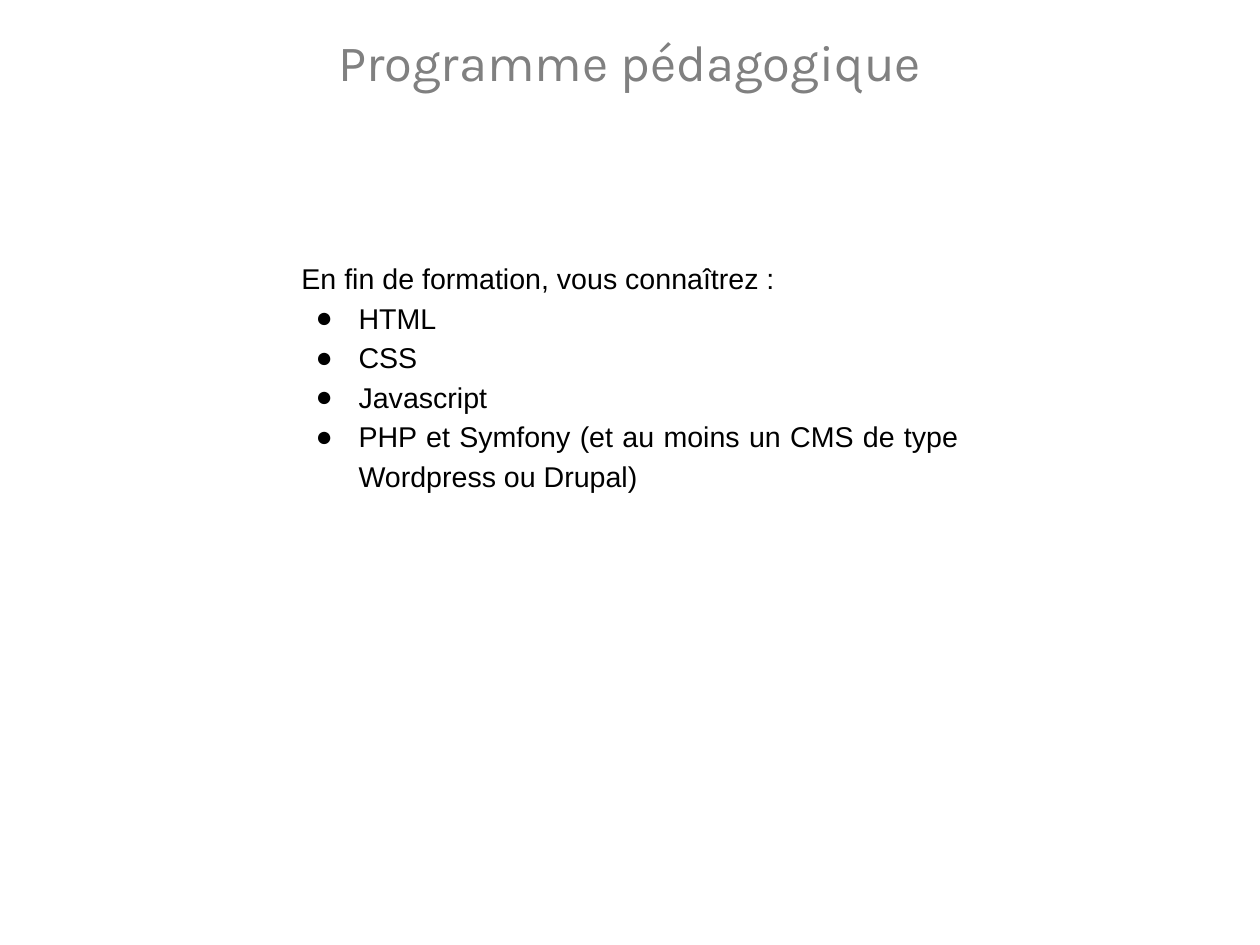
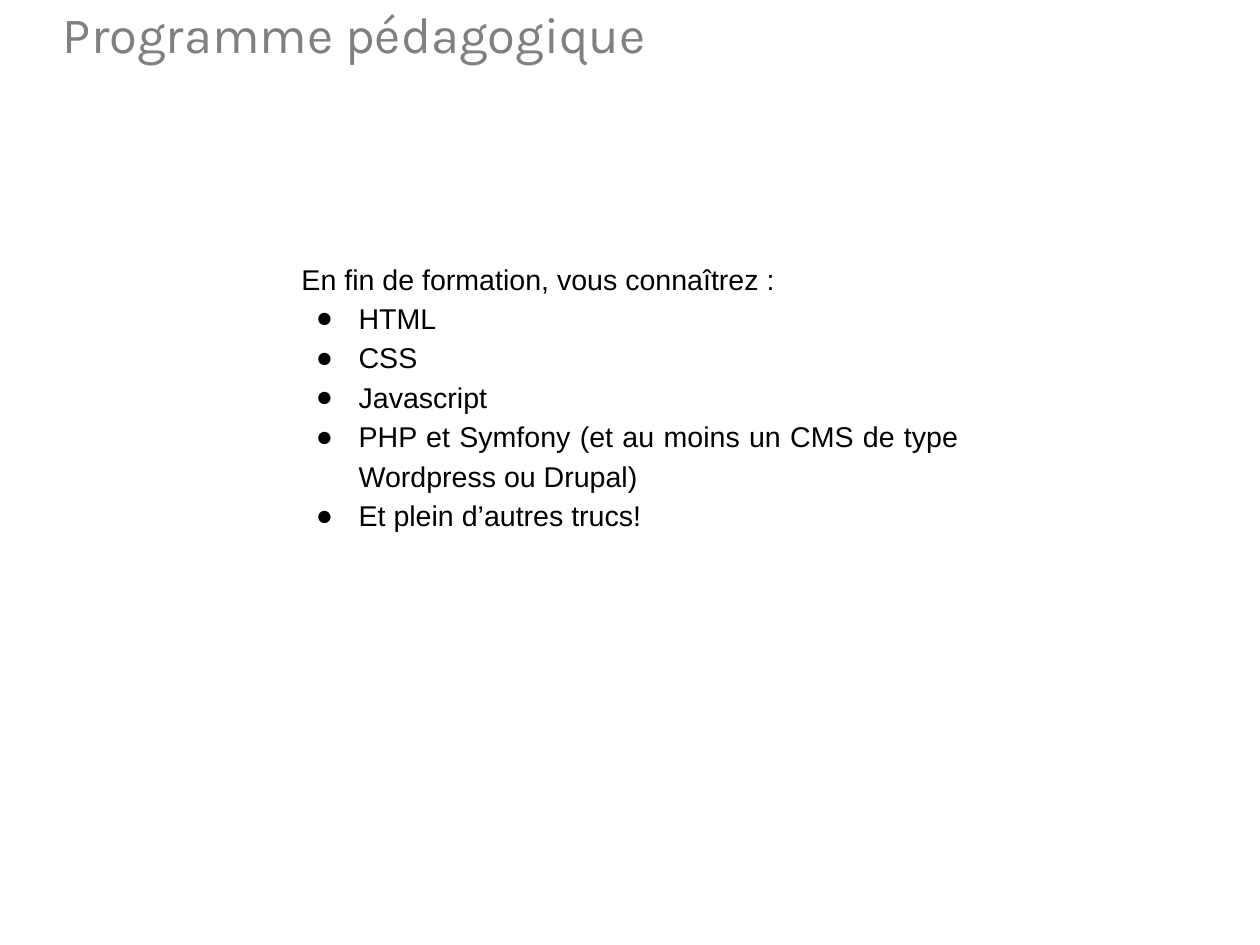
Before and after one commit to SimplonSt-Gaudens/programme-web-dev-promo-2, a slide deck: slide 8 of Prairie/00_Prez promo St-GO#2.odp.pptx. Drawn at 1260x945 pixels with LibreOffice and Linux fonts; fonts in the diff are those of the drawing; background and template pictures are left out. Boxes give left, top, right and bottom in pixels: in the first picture for what was removed or moved away, otherwise in the second. Text is boxed around its words. In the diff, an @@ line names an element or a change of style, - is before the commit and + after.

```diff
--- a/Prairie/00_Prez promo St-GO#2.odp.pptx
+++ b/Prairie/00_Prez promo St-GO#2.odp.pptx
@@ text "Programme pédagogique Programme": place and size @@
-text "Programme pédagogique Programme" at [338,42,921,181]
+text "Programme pédagogique Programme" at [63,14,646,152]
@@ text at [359,505,641,532]: paragraph added @@
+● Et plein d’autres trucs!
```
Also in this commit, not shown: 10 other slides changed.
